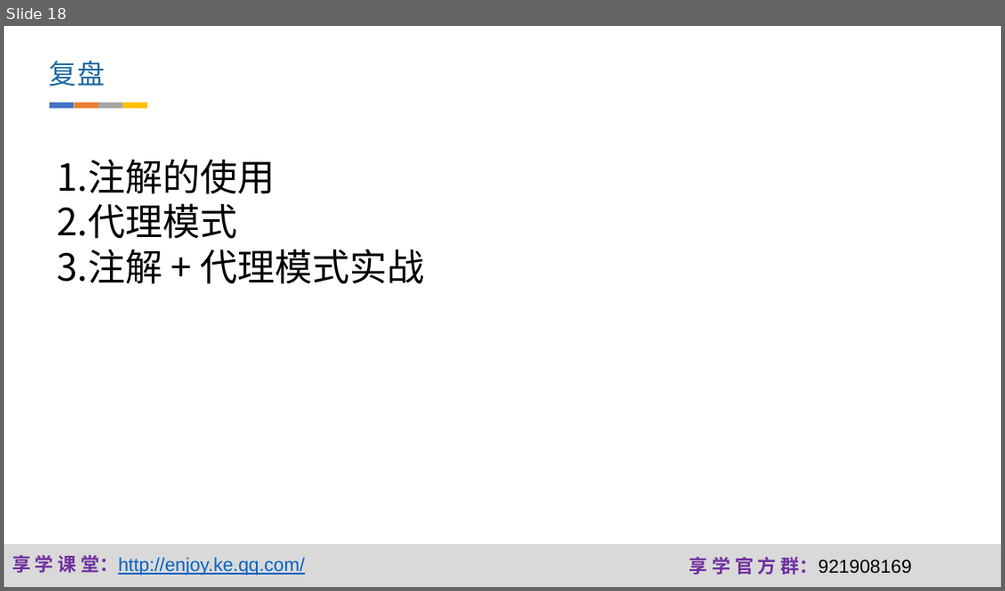
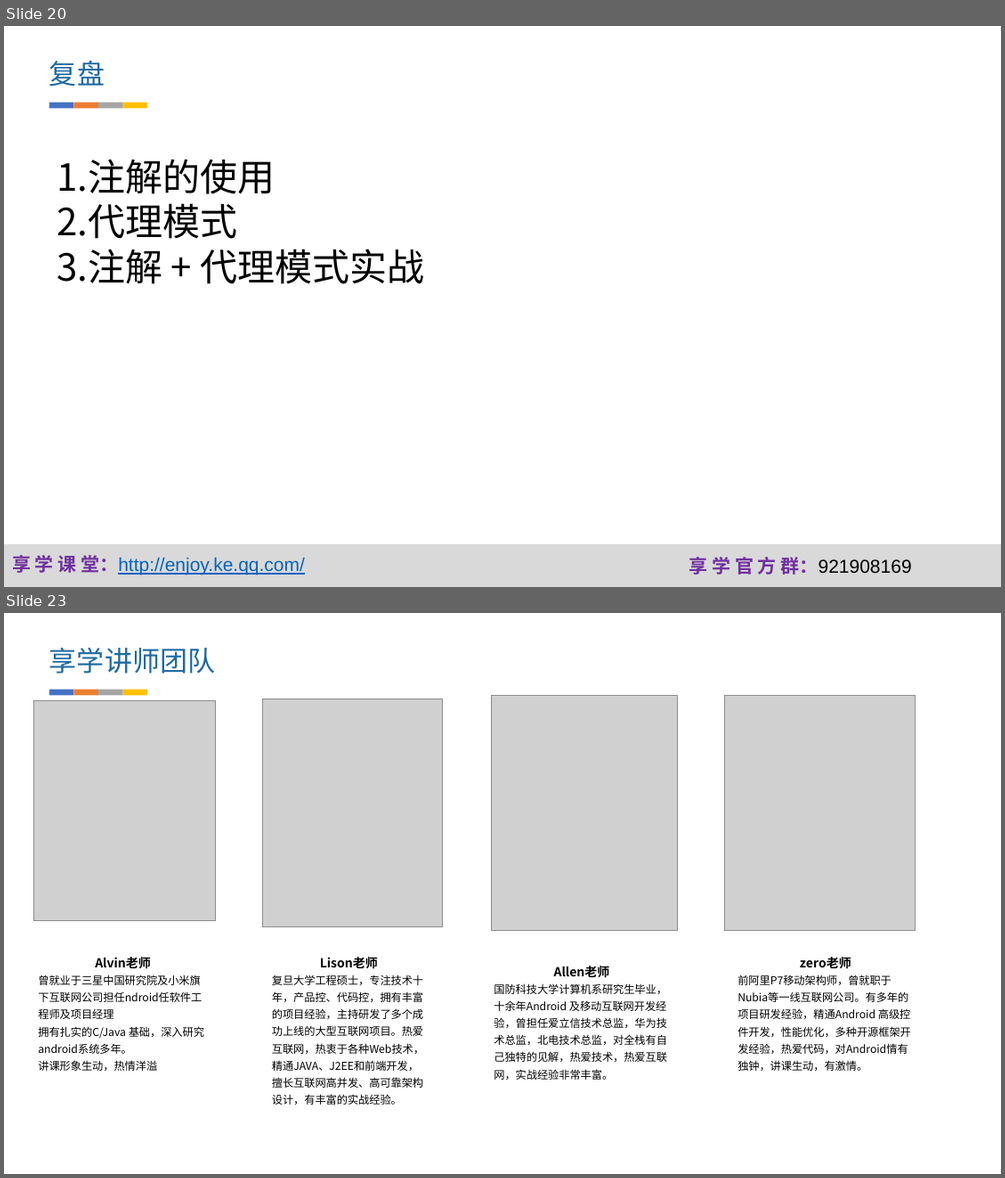
Before and after one commit to fanzhangvip/xiangxue, a slide deck: pre/缓存.pptx. Shown one above the other, each under a label of ours: slide 18 before the commit, slides 20 and 23 after it; the slides between them are not shown. The pictures are 1005x591 and 1005x1178 pixels, drawn with LibreOffice and Linux fonts; fonts in the diff are those of the drawing; grey boxes stand for pictures; background and template pictures are left out. Boxes give left, top, right and bottom in pixels: in the first picture for what was removed or moved away, otherwise in the second. Text is boxed around its words. In the diff, an @@ line names an element or a change of style, - is before the commit and + after.

```diff
--- a/pre/缓存.pptx
+++ b/pre/缓存.pptx
@@ slide 23 added at bbox=[4, 613, 1001, 1174], background #FFFFFF @@
@@ text added at bbox=[49, 648, 215, 674], 26.6 pt, text #1D69A3 @@
+享学讲师团队
@@ group added at bbox=[49, 690, 147, 695]: 4 rectangles @@
@@ picture added at bbox=[34, 700, 215, 921] @@
@@ picture added at bbox=[263, 699, 443, 927] @@
@@ picture added at bbox=[492, 695, 678, 931] @@
@@ picture added at bbox=[725, 695, 914, 931] @@
@@ text added at bbox=[38, 957, 204, 1070], 10.5 pt, text #000000 @@
+Alvin老师
+曾就业于三星中国研究院及小米旗下互联网公司担任ndroid任软件工程师及项目经理
+拥有扎实的C/Java 基础，深入研究android系统多年。
+讲课形象生动，热情洋溢
@@ text added at bbox=[272, 957, 424, 1104], 10.5 pt, text #000000 @@
+Lison老师
+复旦大学工程硕士，专注技术十年，产品控、代码控，拥有丰富的项目经验，主持研发了多个成功上线的大型互联网项目。热爱互联网，热衷于各种Web技术，精通JAVA、J2EE和前端开发，擅长互联网高并发、高可靠架构设计，有丰富的实战经验。
@@ text added at bbox=[737, 957, 911, 1070], 10.5 pt, text #000000 @@
+zero老师
+前阿里P7移动架构师，曾就职于Nubia等一线互联网公司。有多年的项目研发经验，精通Android 高级控件开发，性能优化，多种开源框架开发经验，热爱代码，对Android情有独钟，讲课生动，有激情。
@@ text added at bbox=[494, 965, 667, 1079], 10.5 pt, text #000000 @@
+Allen老师
+国防科技大学计算机系研究生毕业， 十余年Android 及移动互联网开发经验，曾担任爱立信技术总监，华为技术总监，北电技术总监，对全栈有自己独特的见解，热爱技术，热爱互联网，实战经验非常丰富。
@@ what was slide 18 is now slide 20 @@
```
Also in this commit, not shown: 4 slides changed, 18 other slides added, 11 slides removed, 6 other files.
